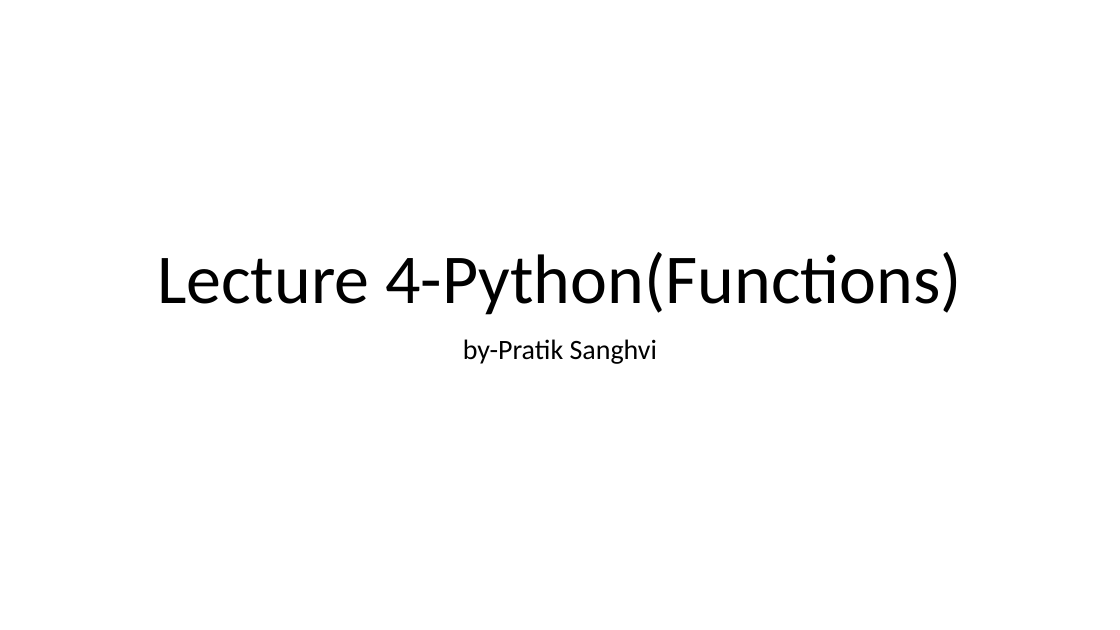
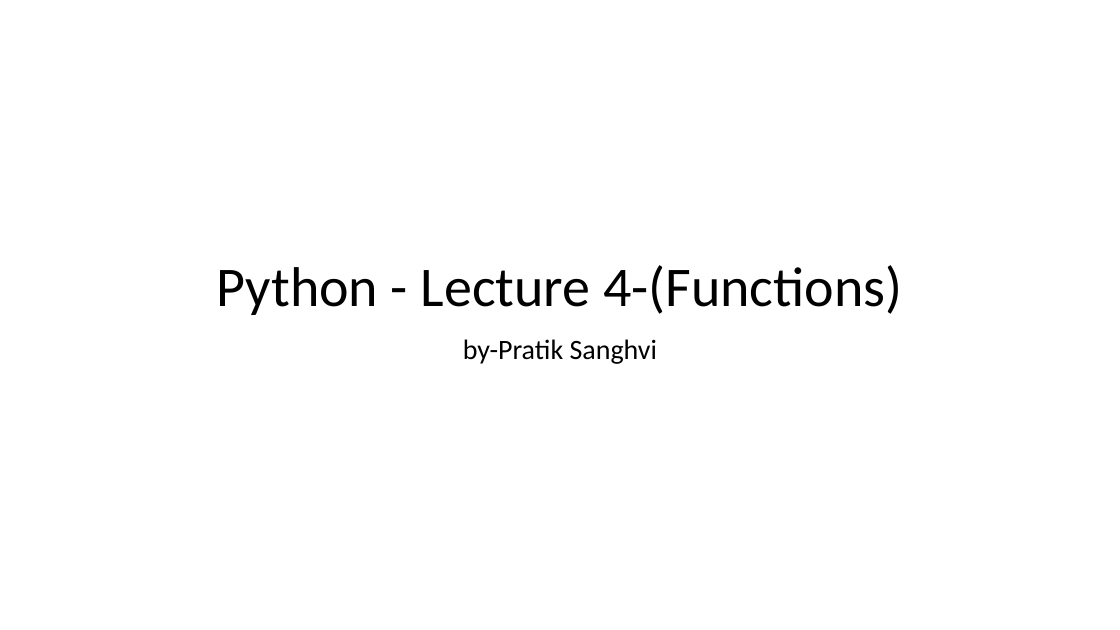
Before and after one commit to sanghvip/Python-Lecture, a slide deck: slide 1 of Lecture-4.pptx. Drawn at 1120x630 pixels with LibreOffice and Linux fonts; fonts in the diff are those of the drawing. Boxes give left, top, right and bottom in pixels: in the first picture for what was removed or moved away, otherwise in the second. Text is boxed around its words. In the diff, an @@ line names an element or a change of style, - is before the commit and + after.

Commit message:
Updated the slide title

```diff
--- a/Lecture-4.pptx
+++ b/Lecture-4.pptx
@@ title at (x1=217, y1=265, x2=902, y2=315): text changed; size 60 to 48 pt @@
-Lecture 4-Python(Functions)
+Python - Lecture 4-(Functions)
```
